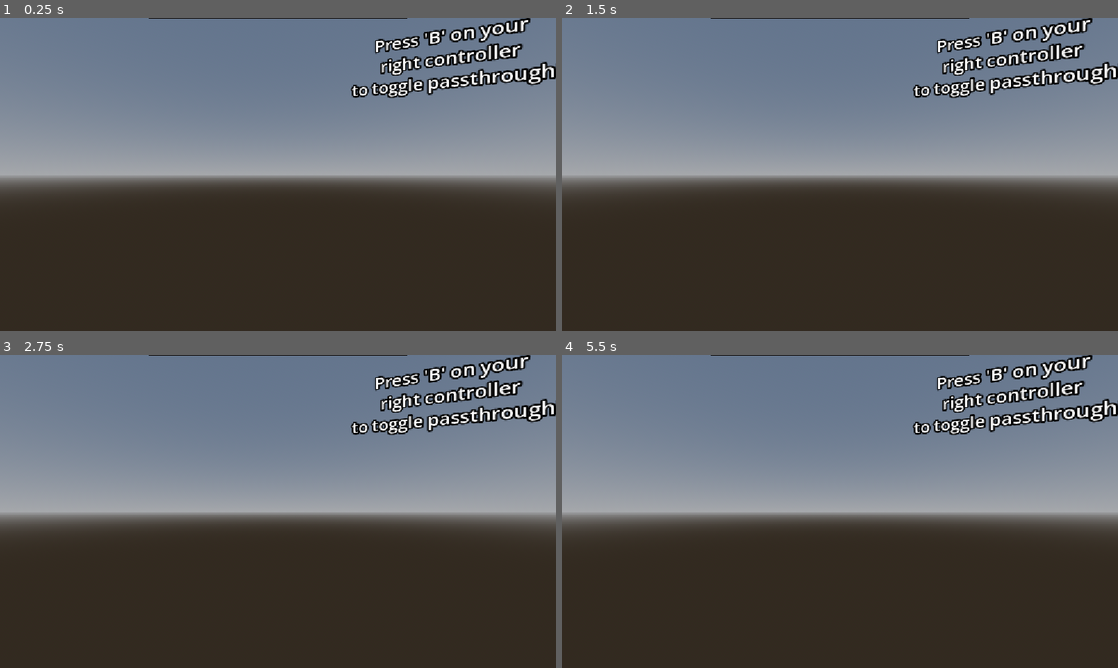
Above: before the commit, frames 1-4 (two rows, left to right).
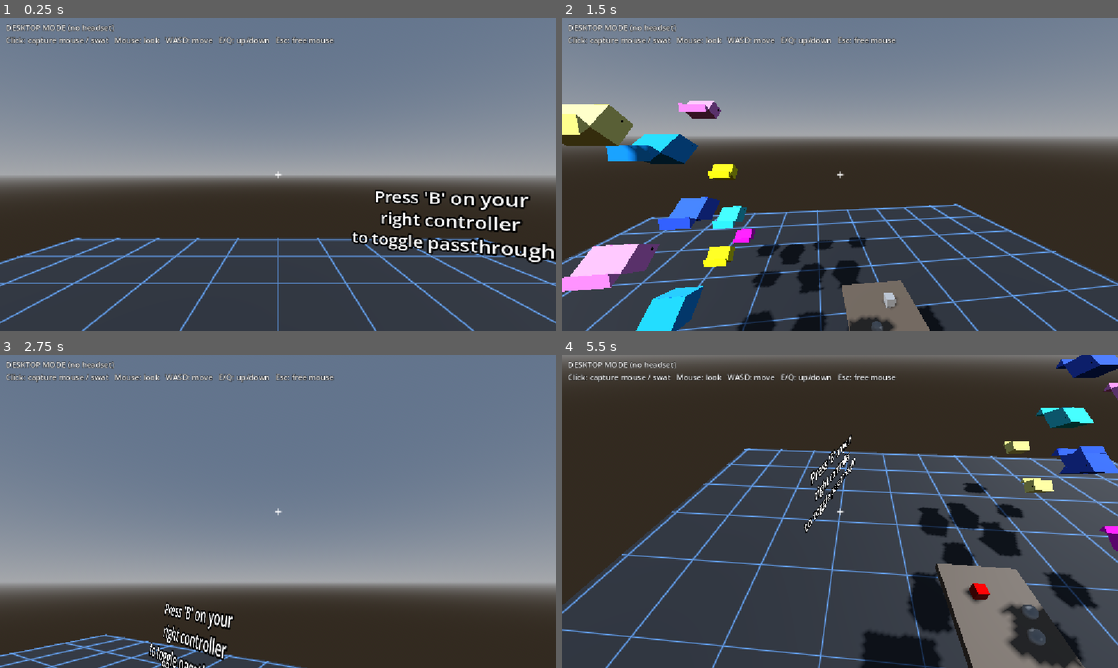
Above: after the commit, the same moments.

Repository: Mgharv/Cat-fish
Game: Godot game, scene res://main.tscn
The game is run twice, just before and just after one commit, with the same random seed, the same clock (stepped at 60 frames per second) and the same inputs.
Inputs (mouse positions are in pixels of both pictures, inside the frame that each line leads up to):
- Up to frame 1 (0.25 s): no input
- Up to frame 2 (1.5 s): tap Enter at 0.5 s; move the mouse to (962, 158) at 0.52 s; hold D 0.53-1.28 s; hold E 0.53-1.28 s; click (962, 158) at 0.67 s; tap Space at 0.77, 1.07 s; tap Q at 0.8, 1.35 s; move the mouse to (728, 190) at 1.27 s; hold S from 1.28 s (still down); click (728, 190) at 1.42 s
- Up to frame 3 (2.75 s): tap Space at 1.52, 1.82, 2.3 s; tap Shift at 1.55 s; move the mouse to (333, 442) at 2.02 s; release S at 2.03 s; hold D from 2.03 s (still down); hold Shift from 2.03 s (still down); click (333, 442) at 2.17 s
- Up to frame 4 (5.5 s): move the mouse to (812, 574) at 2.77 s; release D at 2.78 s; release Shift at 2.78 s; hold W 2.78-3.53 s; tap Space at 2.85, 3.02, 3.32, 3.77, 4.07, 4.52, 4.82, 5.3 s; click (812, 574) at 2.92 s; tap E at 3.05 s; move the mouse to (1006, 558) at 3.52 s; hold E 3.53-4.28 s; hold A 3.53-5.03 s; click (1006, 558) at 3.67 s; tap Q at 3.8, 4.35 s; tap Escape at 4.15 s; move the mouse to (673, 464) at 4.27 s; click (673, 464) at 4.42 s; tap Shift at 4.55 s; move the mouse to (867, 511) at 5.02 s; hold S from 5.03 s (still down); hold Shift from 5.03 s (still down); click (867, 511) at 5.17 s

The runs differ from the first frame. In frame 1, 35% of the frame differs, in the area x 0-100%, y 0-100%; in frame 2, 63%; in frame 3, 49%; in frame 4, 94%.

Commit message:
swimming fish
Add swimming fish + desktop mode(for debugging w/o vr headset) and gitignore

Diff:
--- a/main.gd
+++ b/main.gd
@@ -10,19 +10,32 @@
 ## Preferred refresh rate. Will fallback to what the headset reports
 @export var target_refresh_rate := 72.0
 
+## Tick this to play on the laptop screen even when a headset is plugged in.
+## (You can also launch with the user argument `--desktop`.)
+@export var force_desktop_mode := false
+
+const DesktopFallbackScript := preload("res://scripts/desktop_fallback.gd")
+
 func _ready() -> void:
+
+	if force_desktop_mode or "--desktop" in OS.get_cmdline_user_args():
+		print("Main|INFO: desktop mode forced")
+		_start_desktop_mode()
+		return
 
 	# First, we get the current xr_interface. This is defined in the settings, and if undefined, you likely
 	# have not enalbed XR in settings.
 	xr_interface = XRServer.find_interface("OpenXR") as OpenXRInterface
 	if xr_interface == null:
-		push_error("Main|FATAL: OpenXR interface not found. Check Project Settings -> XR")
+		push_warning("Main|WARN: OpenXR interface not found (check Project Settings -> XR). Starting desktop mode.")
+		_start_desktop_mode()
 		return
 
 	# Here we check if the xr interface *is* setup but not initialized. This indicates the device is ready to use a headset,
 	# but there is no detected/connected headset.
 	if not xr_interface.is_initialized() and not xr_interface.initialize():
-		push_error("Main|FATAL: OpenXR failed to initialise, headset connected?")
+		push_warning("Main|WARN: OpenXR failed to initialise (no headset?). Starting desktop mode.")
+		_start_desktop_mode()
 		return
 
 	print("Main|INFO: OpenXR initialised successfully")
@@ -48,3 +61,10 @@
 	if actual > 0.0:
 		Engine.physics_ticks_per_second = int(round(actual))
 	print("Main|INFO: running at %s Hz" % Engine.physics_ticks_per_second)
+
+
+## No headset: add a mouse + keyboard player so the scene is still playable.
+func _start_desktop_mode() -> void:
+	var fallback := DesktopFallbackScript.new()
+	fallback.name = "DesktopFallback"
+	add_child(fallback)
--- /dev/null
+++ b/scripts/desktop_fallback.gd
@@ -0,0 +1,180 @@
+## DESKTOP FALLBACK #########################
+# Lets you play the scene on a laptop when no VR headset is connected.
+# main.gd adds this node automatically when OpenXR fails to start, so you
+# don't need to put it in the scene yourself.
+#
+# Controls
+#   Click          capture the mouse (first click), then swat
+#   Mouse          look around
+#   W A S D        move
+#   E / Space      move up
+#   Q / Shift      move down
+#   Esc            release the mouse
+#
+# Swatting casts a ray from the centre of the screen. Anything it hits that
+# has an `on_swat(hit_position)` method (on the collider or any parent) gets
+# that method called, and the `swatted` signal fires either way. That lets
+# the fish use the same hit logic in VR and on desktop.
+#############################################
+
+extends Node3D
+class_name DesktopFallback
+
+signal swatted(hit_position: Vector3, collider: Object)
+
+@export var eye_height := 1.6 ## metres, roughly standing head height
+@export var move_speed := 2.0 ## m/s
+@export var mouse_sensitivity := 0.003
+@export var swat_reach := 20.0 ## metres. Generous so desktop testing is easy.
+@export var swat_push := 2.0 ## impulse applied to rigid bodies you swat
+
+var _origin: XROrigin3D = null
+var _camera: Camera3D = null
+var _yaw := 0.0
+var _pitch := 0.0
+var _swat_requested := false
+var _ignore: Array[RID] = []
+
+
+func _ready() -> void:
+	_origin = get_parent().get_node_or_null("XROrigin3D") as XROrigin3D
+	if _origin == null:
+		push_error("DesktopFallback|FATAL: couldn't find an XROrigin3D next to this node")
+		return
+
+	# A plain camera at head height. The XRCamera3D is left alone so VR is untouched.
+	_camera = Camera3D.new()
+	_camera.name = "DesktopCamera"
+	_camera.position = Vector3(0, eye_height, 0)
+	_origin.add_child(_camera)
+	_camera.make_current()
+
+	# Don't let the swat ray hit our own hand/controller grab areas.
+	for node in _origin.find_children("*", "CollisionObject3D", true, false):
+		_ignore.append((node as CollisionObject3D).get_rid())
+
+	_build_hud()
+	print("DesktopFallback|INFO: no headset, desktop mode on. Click to look around, WASD to move, click again to swat.")
+
+
+func _unhandled_input(event: InputEvent) -> void:
+	if _camera == null:
+		return
+
+	if event is InputEventMouseButton and event.pressed and event.button_index == MOUSE_BUTTON_LEFT:
+		if Input.mouse_mode != Input.MOUSE_MODE_CAPTURED:
+			Input.mouse_mode = Input.MOUSE_MODE_CAPTURED
+		else:
+			_swat_requested = true
+
+	elif event is InputEventMouseMotion and Input.mouse_mode == Input.MOUSE_MODE_CAPTURED:
+		_yaw -= event.relative.x * mouse_sensitivity
+		_pitch = clampf(_pitch - event.relative.y * mouse_sensitivity, -1.5, 1.5)
+		_camera.rotation = Vector3(_pitch, _yaw, 0.0)
+
+	elif event is InputEventKey and event.pressed and event.physical_keycode == KEY_ESCAPE:
+		Input.mouse_mode = Input.MOUSE_MODE_VISIBLE
+
+
+func _process(delta: float) -> void:
+	if _camera == null:
+		return
+
+	var input := Vector3.ZERO
+	if Input.is_physical_key_pressed(KEY_W): input.z -= 1.0
+	if Input.is_physical_key_pressed(KEY_S): input.z += 1.0
+	if Input.is_physical_key_pressed(KEY_A): input.x -= 1.0
+	if Input.is_physical_key_pressed(KEY_D): input.x += 1.0
+	if Input.is_physical_key_pressed(KEY_E) or Input.is_physical_key_pressed(KEY_SPACE): input.y += 1.0
+	if Input.is_physical_key_pressed(KEY_Q) or Input.is_physical_key_pressed(KEY_SHIFT): input.y -= 1.0
+
+	if input == Vector3.ZERO:
+		return
+
+	# Move relative to where you're facing, but keep walking level.
+	var move := Basis(Vector3.UP, _yaw) * Vector3(input.x, 0.0, input.z)
+	move.y = input.y
+	_origin.global_position += move.normalized() * move_speed * delta
+
+
+func _physics_process(_delta: float) -> void:
+	# Physics queries are only safe here, so clicks just set a flag.
+	if not _swat_requested:
+		return
+	_swat_requested = false
+
+	var from := _camera.global_position
+	var to := from - _camera.global_basis.z * swat_reach
+	var query := PhysicsRayQueryParameters3D.create(from, to)
+	query.collide_with_areas = true
+	query.exclude = _ignore
+
+	var hit := get_world_3d().direct_space_state.intersect_ray(query)
+	if hit.is_empty():
+		print("DesktopFallback|INFO: swat missed")
+		swatted.emit(Vector3.INF, null)
+		return
+
+	var pos: Vector3 = hit.position
+	var collider: Object = hit.collider
+	_flash_paw(pos)
+
+	if collider is RigidBody3D:
+		(collider as RigidBody3D).apply_impulse(-_camera.global_basis.z * swat_push, pos - collider.global_position)
+
+	# Walk up from the collider to find something that knows how to be swatted.
+	var node := collider as Node
+	while node != null:
+		if node.has_method("on_swat"):
+			node.on_swat(pos)
+			break
+		node = node.get_parent()
+
+	print("DesktopFallback|INFO: swat hit %s" % (collider as Node).name)
+	swatted.emit(pos, collider)
+
+
+## A small sphere that pops up where you swatted, then fades.
+func _flash_paw(pos: Vector3) -> void:
+	var mat := StandardMaterial3D.new()
+	mat.albedo_color = Color(1.0, 0.6, 0.2, 0.8)
+	mat.transparency = BaseMaterial3D.TRANSPARENCY_ALPHA
+	mat.shading_mode = BaseMaterial3D.SHADING_MODE_UNSHADED
+
+	var sphere := SphereMesh.new()
+	sphere.radius = 0.06
+	sphere.height = 0.12
+
+	var paw := MeshInstance3D.new()
+	paw.mesh = sphere
+	paw.material_override = mat
+	get_tree().current_scene.add_child(paw)
+	paw.global_position = pos
+
+	var tween := paw.create_tween()
+	tween.tween_property(mat, "albedo_color:a", 0.0, 0.3)
+	tween.tween_callback(paw.queue_free)
+
+
+## Crosshair + controls hint, drawn on top of the 3D view.
+func _build_hud() -> void:
+	var hud := CanvasLayer.new()
+	hud.name = "DesktopHUD"
+	add_child(hud)
+
+	var crosshair := Label.new()
+	crosshair.text = "+"
+	crosshair.add_theme_font_size_override("font_size", 28)
+	crosshair.set_anchors_and_offsets_preset(Control.PRESET_CENTER)
+	crosshair.horizontal_alignment = HORIZONTAL_ALIGNMENT_CENTER
+	crosshair.vertical_alignment = VERTICAL_ALIGNMENT_CENTER
+	crosshair.grow_horizontal = Control.GROW_DIRECTION_BOTH
+	crosshair.grow_vertical = Control.GROW_DIRECTION_BOTH
+	hud.add_child(crosshair)
+
+	var hint := Label.new()
+	hint.text = "DESKTOP MODE (no headset)\nClick: capture mouse / swat   Mouse: look   WASD: move   E/Q: up/down   Esc: free mouse"
+	hint.position = Vector2(12, 8)
+	hint.add_theme_color_override("font_outline_color", Color.BLACK)
+	hint.add_theme_constant_override("outline_size", 4)
+	hud.add_child(hint)
Not shown, added: scripts/desktop_fallback.gd.uid
Not shown, removed: .DS_Store
Not shown, added: .gitignore
Not shown, removed: assets/.DS_Store
